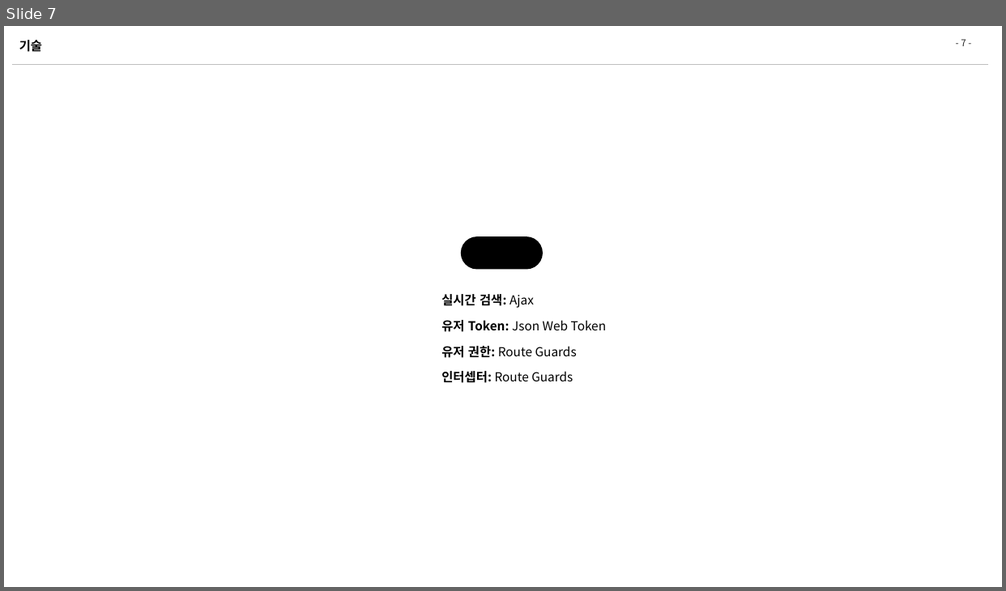
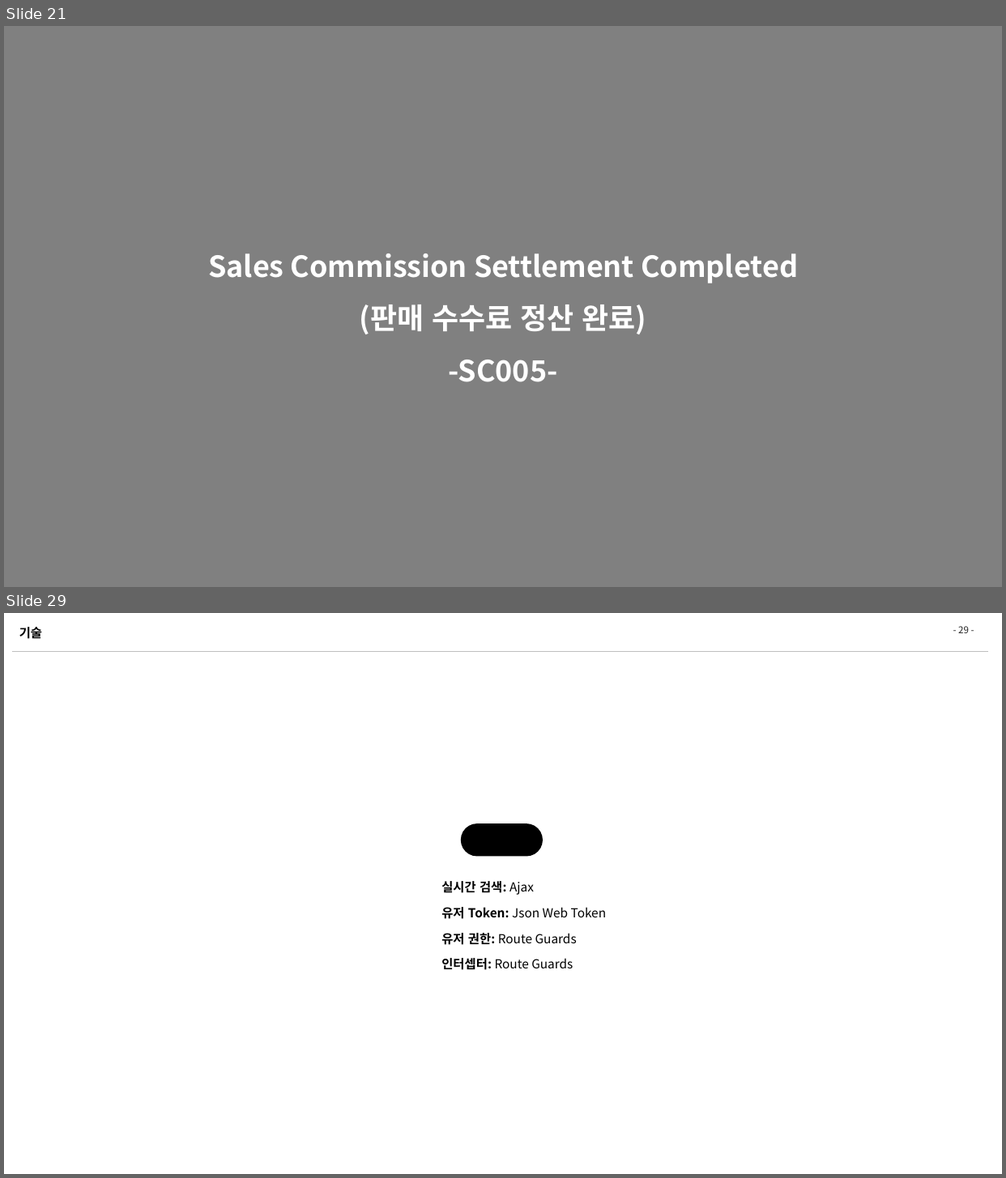
Before and after one commit to zhengze00/SpringBoot-MariaDB-master, a slide deck: Project File/[SK C&C] 인턴PT_오정택.pptx. Shown one above the other, each under a label of ours: slide 7 before the commit, slides 21 and 29 after it; the slides between them are not shown. The pictures are 1006x591 and 1006x1178 pixels, drawn with LibreOffice and Linux fonts; fonts in the diff are those of the drawing. Boxes give left, top, right and bottom in pixels: in the first picture for what was removed or moved away, otherwise in the second. Text is boxed around its words. In the diff, an @@ line names an element or a change of style, - is before the commit and + after.

```diff
--- a/Project File/[SK C&C] 인턴PT_오정택.pptx
+++ b/Project File/[SK C&C] 인턴PT_오정택.pptx
@@ slide 21 added at (4, 26, 1002, 587), background #808080 @@
@@ text added at (208, 254, 798, 382), 28 pt, text #FFFFFF, bold @@
+Sales Commission Settlement Completed
+(판매 수수료 정산 완료)
+-SC005-
@@ what was slide 7 is now slide 29 @@
@@ page number at (958, 626, 969, 633): text changed @@
-- 7 -
+- 29 -
```
Also in this commit, not shown: 2 slides changed, 21 other slides added, 3 other files.
